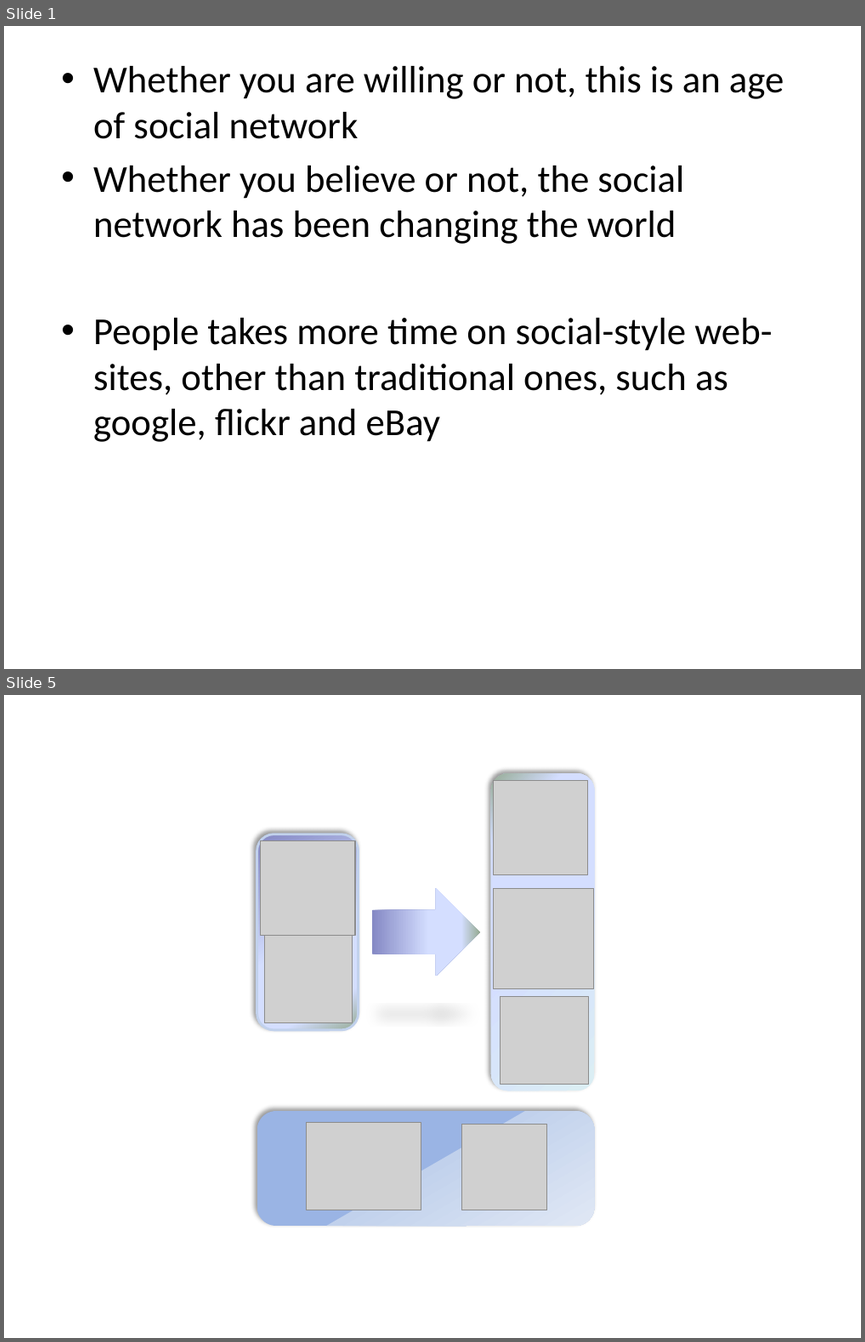
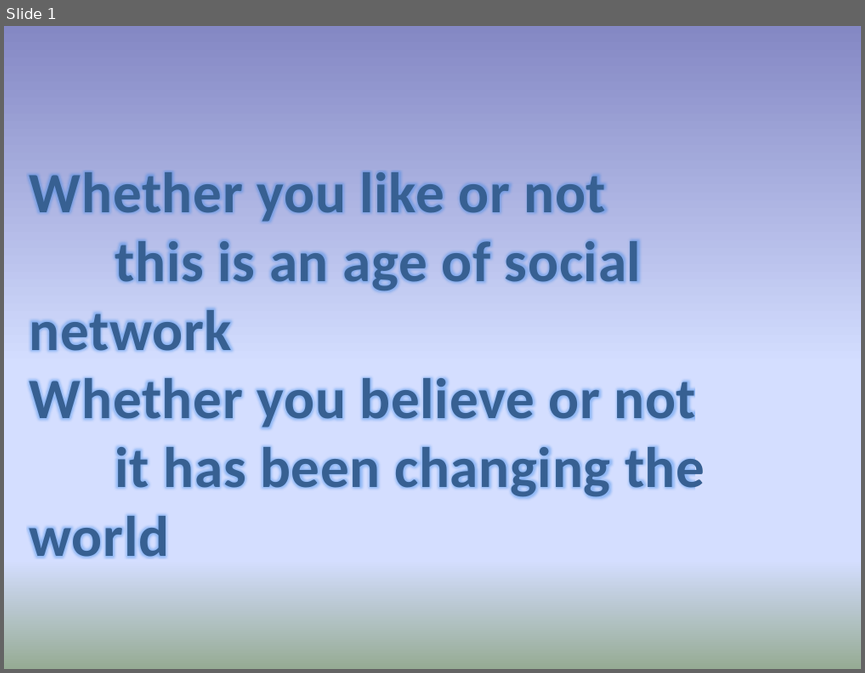
Before and after one commit to TwentySevenC/flickr2twitter, a slide deck: docs/socialHub.pptx. Shown one above the other, each under a label of ours: slides 1 and 5 before the commit, slide 1 after it; the slides between them are not shown. The pictures are 865x1342 and 865x673 pixels, drawn with LibreOffice and Linux fonts; fonts in the diff are those of the drawing; grey boxes stand for pictures. Boxes give left, top, right and bottom in pixels: in the first picture for what was removed or moved away, otherwise in the second. Text is boxed around its words. In the diff, an @@ line names an element or a change of style, - is before the commit and + after.

```diff
--- a/docs/socialHub.pptx
+++ b/docs/socialHub.pptx
@@ slide 5 removed at [4, 695, 861, 1338], background #FFFFFF @@
@@ rounded rectangle removed at [491, 774, 595, 1091] @@
@@ picture removed at [494, 780, 587, 874] @@
@@ rounded rectangle removed at [256, 834, 358, 1029] @@
@@ picture removed at [261, 840, 355, 935] @@
@@ right arrow removed at [371, 888, 479, 975] @@
@@ picture removed at [494, 888, 594, 988] @@
@@ picture removed at [264, 936, 352, 1023] @@
@@ picture removed at [500, 997, 588, 1084] @@
@@ rounded rectangle removed at [256, 1111, 595, 1225] @@
@@ picture removed at [307, 1123, 421, 1210] @@
@@ picture removed at [461, 1124, 547, 1210] @@
@@ slide 1 changed as well @@
@@ background #FFFFFF to gradient #8488C4 to #D4DEFF to #96AB94 @@
@@ text at [30, 171, 704, 557]: text changed; size 32 to 48 pt; text colour #000000 to #376092; bold on @@
-• Whether you are willing or not, this is an age of social network
-• Whether you believe or not, the social network has been changing the world
-• People takes more time on social-style web-sites, other than traditional ones, such as google, flickr and eBay
+Whether you like or not
+this is an age of social network
+Whether you believe or not
+it has been changing the world
```
Also in this commit, not shown: 1 other slide changed, 3 slides added, 2 other slides removed.
